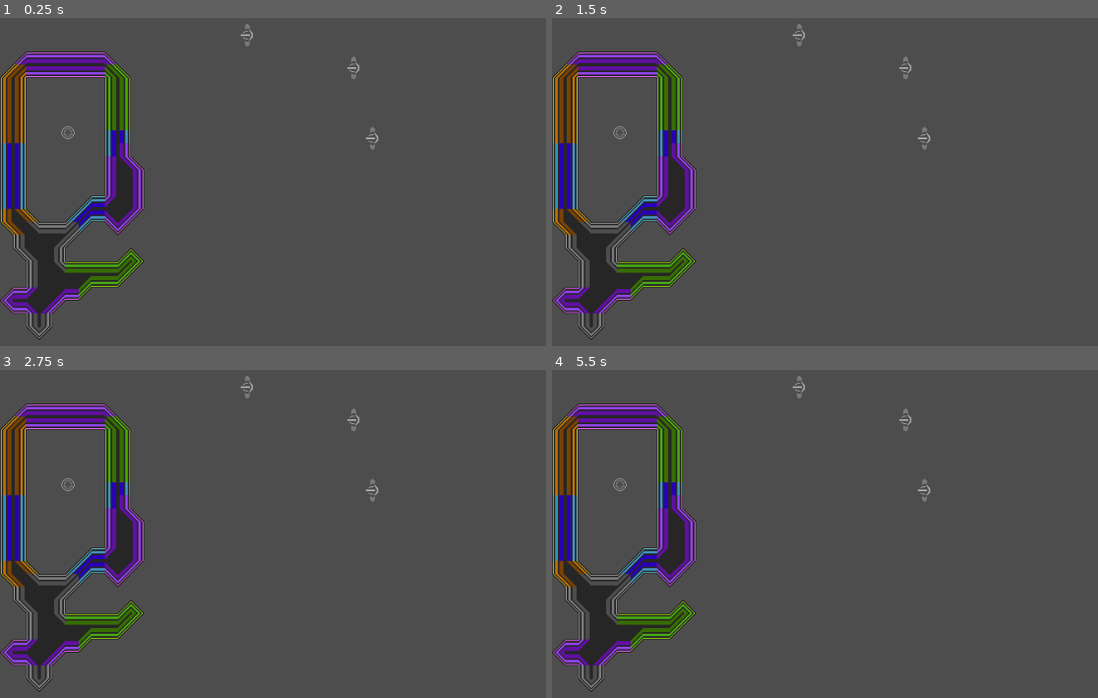
Above: before the commit, frames 1-4 (two rows, left to right).
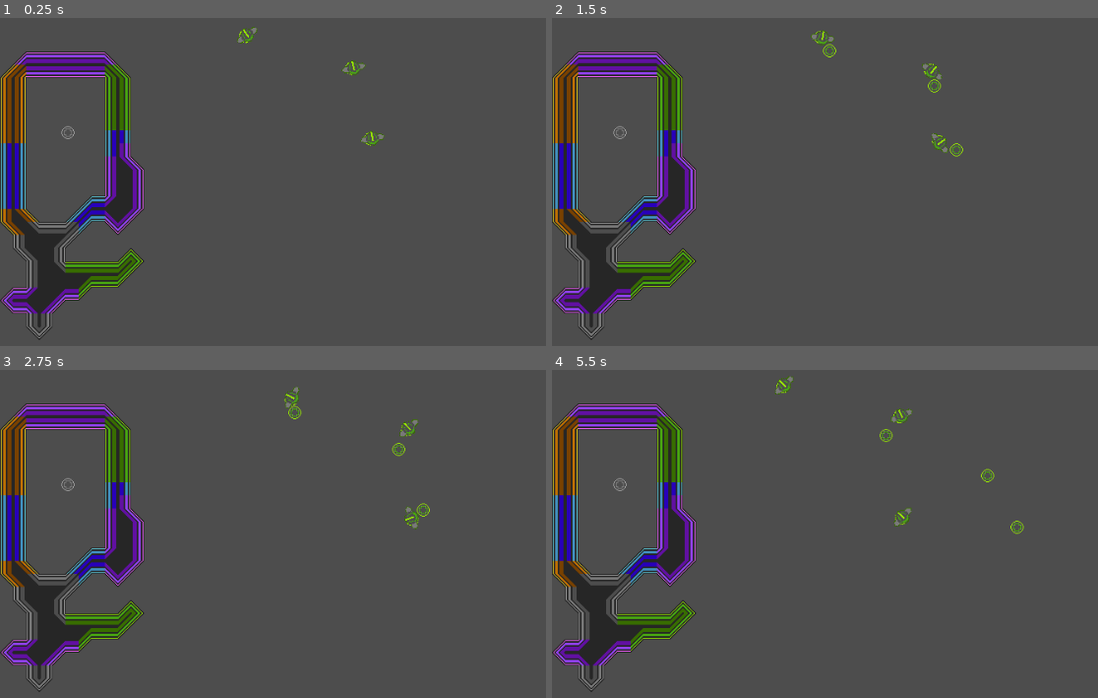
Above: after the commit, the same moments.

Repository: catgirl-software/nor2
Game: Godot game, scene res://sprites/test-world.tscn
Two runs of this game, one before a commit and one after it. Both use one fixed random seed, a clock stepped at 60 frames per second and the inputs below.
Inputs (mouse positions are in pixels of both pictures, inside the frame that each line leads up to):
- Up to frame 1 (0.25 s): no input
- Up to frame 2 (1.5 s): tap Enter at 0.5 s; move the mouse to (outside the picture) at 0.52 s; hold D (keyboard_right) 0.53-1.28 s; tap Space (keyboard_throw) at 0.6, 1.35 s; click (outside the picture) at 0.67 s; move the mouse to (786, 260) at 1.27 s; hold S (keyboard_down) from 1.28 s (still down)
- Up to frame 3 (2.75 s): move the mouse to (469, 494) at 2.02 s; release S (keyboard_down) at 2.03 s; hold D (keyboard_right) from 2.03 s (still down); tap Space (keyboard_throw) at 2.1 s
- Up to frame 4 (5.5 s): move the mouse to (906, 678) at 2.77 s; release D (keyboard_right) at 2.78 s; hold W (keyboard_up) 2.78-3.53 s; tap Space (keyboard_throw) every 0.75 s from 2.85 to 5.1 s; click (906, 678) at 2.92 s; move the mouse to (outside the picture) at 3.52 s; hold A (keyboard_left) 3.53-5.03 s; move the mouse to (710, 524) at 4.27 s; move the mouse to (983, 589) at 5.02 s; hold S (keyboard_down) from 5.03 s (still down); click (983, 589) at 5.17 s

The runs differ from the first frame. In frame 1, 0.4% of the frame differs, in the area x 43-71%, y 1-41%; in frame 2, 0.6%; in frame 3, 0.6%, in the area x 43-79%, y 1-49%; in frame 4, 0.6%.
Error before the commit: Parse Error: Function "_ready" has the same name as a previously declared function. (res://sprites/player.gd:117)

Commit message:
Adding animation/arms

Diff:
--- a/player.tscn
+++ b/player.tscn
@@ -1,13 +1,62 @@
-[gd_scene load_steps=5 format=3 uid="uid://wfu0ftpdkm2u"]
+[gd_scene load_steps=9 format=3 uid="uid://wfu0ftpdkm2u"]
 
 [ext_resource type="Script" path="res://sprites/player.gd" id="1_dkxln"]
 [ext_resource type="Texture2D" uid="uid://3ue7iltvj20h" path="res://sprites/ase/norts.png" id="2_btav7"]
+[ext_resource type="Texture2D" uid="uid://dyvxxxrki1rue" path="res://sprites/ase/arm.png" id="2_jy5ev"]
+[ext_resource type="Texture2D" uid="uid://dd1rasmpuckf6" path="res://sprites/ase/discs_notrail.png" id="3_vpqyh"]
 
 [sub_resource type="CircleShape2D" id="CircleShape2D_ax235"]
 radius = 9.0
 
 [sub_resource type="CapsuleShape2D" id="CapsuleShape2D_ywinu"]
 radius = 4.0
+
+[sub_resource type="Animation" id="Animation_ghvex"]
+resource_name = "throw"
+length = 0.4
+tracks/0/type = "value"
+tracks/0/imported = false
+tracks/0/enabled = true
+tracks/0/path = NodePath("Arm:rotation")
+tracks/0/interp = 1
+tracks/0/loop_wrap = false
+tracks/0/keys = {
+"times": PackedFloat32Array(0, 0.4),
+"transitions": PackedFloat32Array(1, 1),
+"update": 0,
+"values": [1.5708, -0.349066]
+}
+tracks/1/type = "value"
+tracks/1/imported = false
+tracks/1/enabled = true
+tracks/1/path = NodePath("Arm/disc:visible")
+tracks/1/interp = 1
+tracks/1/loop_wrap = true
+tracks/1/keys = {
+"times": PackedFloat32Array(0, 0.3),
+"transitions": PackedFloat32Array(1, 1),
+"update": 1,
+"values": [true, false]
+}
+tracks/2/type = "method"
+tracks/2/imported = false
+tracks/2/enabled = true
+tracks/2/path = NodePath(".")
+tracks/2/interp = 1
+tracks/2/loop_wrap = true
+tracks/2/keys = {
+"times": PackedFloat32Array(0.3),
+"transitions": PackedFloat32Array(1),
+"values": [{
+"args": [],
+"method": &"throw"
+}]
+}
+
+[sub_resource type="AnimationLibrary" id="AnimationLibrary_05jai"]
+_data = {
+"throw": SubResource("Animation_ghvex")
+}
 
 [node name="CharacterBody2D2" type="CharacterBody2D"]
 motion_mode = 1
@@ -19,6 +68,24 @@
 [node name="shoulders" type="CollisionShape2D" parent="."]
 shape = SubResource("CapsuleShape2D_ywinu")
 
+[node name="Arm" type="Sprite2D" parent="."]
+position = Vector2(0, -10)
+rotation = 1.5708
+texture = ExtResource("2_jy5ev")
+offset = Vector2(6, 0)
+vframes = 5
+
+[node name="disc" type="Sprite2D" parent="Arm"]
+show_behind_parent = true
+position = Vector2(12.9997, 0.0418882)
+texture = ExtResource("3_vpqyh")
+vframes = 5
+
 [node name="Sprite2D" type="Sprite2D" parent="."]
 texture = ExtResource("2_btav7")
 vframes = 5
+
+[node name="AnimationPlayer" type="AnimationPlayer" parent="."]
+libraries = {
+"": SubResource("AnimationLibrary_05jai")
+}
--- a/sprites/player.gd
+++ b/sprites/player.gd
@@ -8,9 +8,6 @@
 
 @export var input_type: InputType
 @export_range(1,4) var team: int = 1
-
-func _ready():
-	$Sprite2D.frame = team
 
 var has_disk: bool = true
 
@@ -114,10 +111,17 @@
 			print("BAD INPUT TYPE: ", self.input_type)
 			return false
 
+func throw():
+	print("throw the thing!")
+
 func _ready():
 	var s = State.new()
 	add_child(s)
 	state = s
+
+	$Sprite2D.frame = team
+	$Arm.frame = team
+	$Arm/disc.frame = team
 
 func _physics_process(delta):
 	var aim_direction = get_aim_direction()
Binary file added: sprites/ase/arm.aseprite
Binary file added: sprites/ase/arm.png
Not shown, added: sprites/ase/arm.png.import
